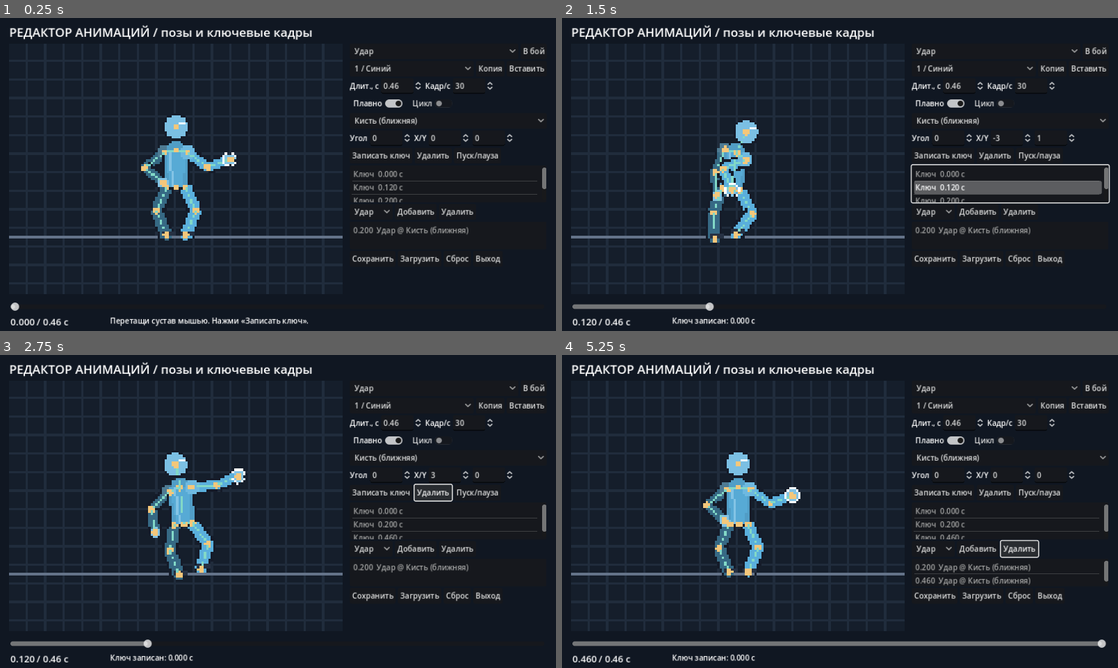
Above: before the commit, frames 1-4 (two rows, left to right).
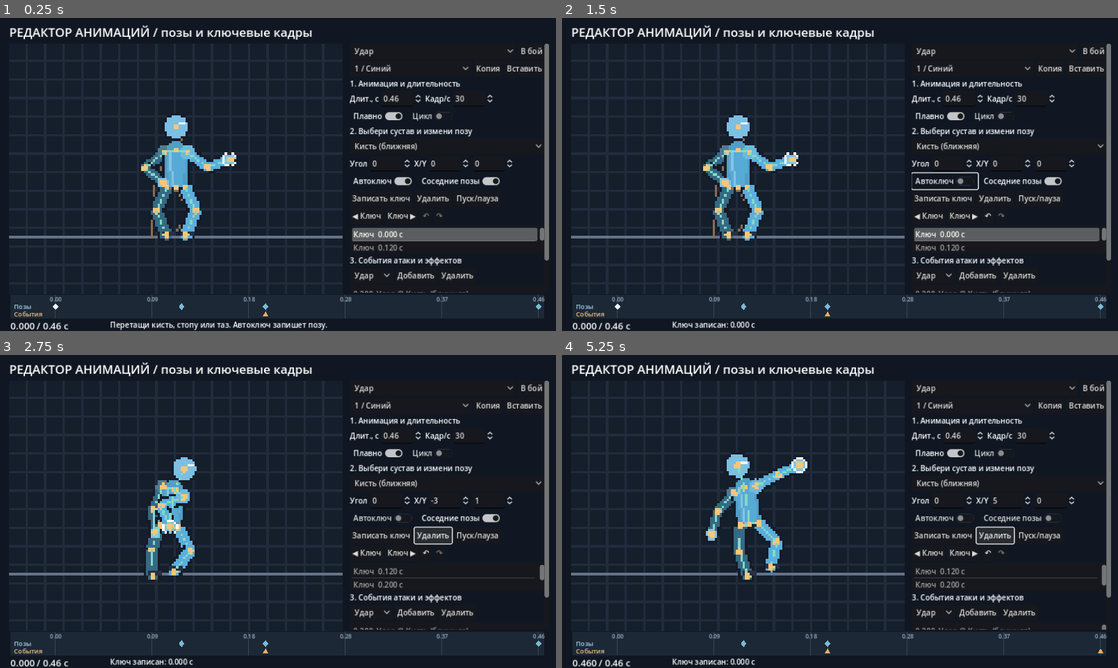
Above: after the commit, the same moments.

Repository: Mefits/pixelfxGadot
Game: Godot game, scene res://lab/pose_workshop.tscn
Same seed, same stepped clock (60 frames per second), same inputs: the game is played once before the commit and once after it. This scene is started directly instead of the project's main scene.
Inputs (mouse positions are in pixels of both pictures, inside the frame that each line leads up to):
- Up to frame 1 (0.25 s): no input
- Up to frame 2 (1.5 s): click "Записать ключ" at 0.5 s; click (945, 180) at 1.25 s, where only the run after the commit has a clickable "Автоключ"
- Up to frame 3 (2.75 s): click "Удалить" at 2 s
- Up to frame 4 (5.25 s): click (1023, 517) at 2.75 s, where only the run after the commit has a clickable "Соседние позы"; click "Пуск/пауза" at 3.5 s; click "Добавить" at 4.25 s; click "Удалить" at 5 s

The runs differ from the first frame. In frame 1, 9.2% of the frame differs, in the area x 1-99%, y 8-100%; in frame 2, 12%; in frame 3, 11%; in frame 4, 11%.

Commit message:
Simplify launcher and atlas navigation; add exact pose timeline, auto-key, ghost poses and local undo

Diff:
--- a/godot/lab/atlas_lab.gd
+++ b/godot/lab/atlas_lab.gd
@@ -53,26 +53,14 @@
     perf = Label.new()
     perf.position = Vector2(24, 124)
     layer.add_child(perf)
-    for spec in [["Pose Workshop", "res://lab/pose_workshop.tscn"],["Combat Lab","res://lab/combat_lab.tscn"]]:
-        var b:=Button.new()
-        b.text="Анимации" if spec[0]=="Pose Workshop" else "Бой"
-        b.position=Vector2(640 if spec[0]=="Pose Workshop" else 795,52)
-        b.size=Vector2(145,35)
-        layer.add_child(b)
-        var dest: String=spec[1]
-        b.pressed.connect(func():get_tree().change_scene_to_file(dest))
-    var physics_button:=Button.new()
-    physics_button.text="Физика (I)"
-    physics_button.position=Vector2(480,52)
-    physics_button.size=Vector2(150,35)
-    layer.add_child(physics_button)
-    physics_button.pressed.connect(func():get_tree().change_scene_to_file("res://lab/physics_lab.tscn"))
-    var vfx_button:=Button.new()
-    vfx_button.text="Эффекты (Y)"
-    vfx_button.position=Vector2(480,14)
-    vfx_button.size=Vector2(180,30)
-    layer.add_child(vfx_button)
-    vfx_button.pressed.connect(func():get_tree().change_scene_to_file("res://lab/vfx_workshop.tscn"))
+    var tools:=HBoxContainer.new()
+    tools.position=Vector2(350,52)
+    layer.add_child(tools)
+    _button(tools,"Нагрузка",_stress)
+    _button(tools,"Очистить",_clear)
+    _button(tools,"Фон",_background)
+    _button(tools,"Зеркало",func():mirrored=not mirrored)
+    _button(tools,"Меню",func():get_tree().change_scene_to_file("res://lab/main.tscn"))
     if not paths.is_empty():
         _select(0)
 
@@ -109,32 +97,10 @@
             queue_redraw()
         elif UI.physical_key(event) == KEY_M:
             mirrored = not mirrored
-        elif UI.physical_key(event) == KEY_Y:
-            get_tree().change_scene_to_file("res://lab/vfx_workshop.tscn")
-        elif UI.physical_key(event) == KEY_I:
-            get_tree().change_scene_to_file("res://lab/physics_lab.tscn")
-        elif UI.physical_key(event) == KEY_U:
-            get_tree().change_scene_to_file("res://lab/pose_workshop.tscn")
-        elif UI.physical_key(event) == KEY_T:
-            get_tree().change_scene_to_file("res://lab/combat_lab.tscn")
-        elif UI.physical_key(event) == KEY_J:
-            get_tree().change_scene_to_file("res://lab/original_catalog.tscn")
-        elif UI.physical_key(event) == KEY_E:
-            get_tree().change_scene_to_file("res://lab/electrified.tscn")
-        elif UI.physical_key(event) == KEY_H:
-            get_tree().change_scene_to_file("res://lab/chain_lightning.tscn")
-        elif UI.physical_key(event) == KEY_K:
-            get_tree().change_scene_to_file("res://lab/custom_effects.tscn")
-        elif UI.physical_key(event) == KEY_O:
-            get_tree().change_scene_to_file("res://lab/ball_lightning.tscn")
-        elif UI.physical_key(event) == KEY_L:
-            get_tree().change_scene_to_file("res://lab/live_lightning.tscn")
         elif UI.physical_key(event) == KEY_C:
-            for p in pool:
-                p.stop()
+            _clear()
         elif UI.physical_key(event) == KEY_SPACE:
-            for i in range(POOL_SIZE):
-                _play(Vector2(60 + (i % 8) * 120, 205 + int(i / 8) * 82))
+            _stress()
 
 func _play(at: Vector2) -> void:
     if not clips.has(selected):
@@ -156,3 +122,20 @@
         perf.text = "FPS %d | p95 %.2f | p99 %.2f | макс. %.2f мс | активны %d/%d" % [Engine.get_frames_per_second(), samples[clampi(int(ceil(n * 0.95)) - 1,0,n-1)], samples[clampi(int(ceil(n * 0.99)) - 1,0,n-1)], samples[n-1],active,POOL_SIZE]
         samples.clear()
         clock = 0.0
+
+func _button(parent: Control,label: String,cb: Callable) -> void:
+    var b:=Button.new()
+    b.text=label
+    b.pressed.connect(cb)
+    parent.add_child(b)
+
+func _clear() -> void:
+    for p in pool:p.stop()
+
+func _stress() -> void:
+    for i in range(POOL_SIZE):
+        _play(Vector2(60+(i%8)*120,205+int(i/8)*82))
+
+func _background() -> void:
+    bright=not bright
+    queue_redraw()
--- a/godot/lab/creature_preview.gd
+++ b/godot/lab/creature_preview.gd
@@ -1,6 +1,8 @@
 extends Node2D
 const SKIN=preload("res://addons/creature/skin.gd")
 var rig
+var ghost_rig=preload("res://addons/creature/rig.gd").humanoid()
+var ghost_poses: Array=[]
 var origin:=Vector2(72,84)
 var debug: bool=true
 var tint: Color=Color("#5aafdc")
@@ -13,5 +15,10 @@
         draw_line(Vector2(0,y),Vector2(144,y),Color("#202c3c"),1.0)
     draw_line(Vector2(0,origin.y),Vector2(144,origin.y),Color("#647389"))
     if rig!=null:
+        for g in ghost_poses:
+            ghost_rig.evaluate(g.pose)
+            for j in ghost_rig.joints:
+                if not str(j.parent).is_empty():
+                    draw_line(origin+ghost_rig.point(j.parent),origin+ghost_rig.point(j.id),g.color,1)
         SKIN.draw_body(self,rig,origin,1,tint,debug)
         draw_arc(origin+rig.point(selected),3,0,TAU,16,Color("#ffffff"),.7)
--- a/godot/lab/main.gd
+++ b/godot/lab/main.gd
@@ -1,24 +1,18 @@
 extends Node2D
 const UI=preload("res://lab/ui_ru.gd")
 ## Launcher only. No effect renderer, pool or simulation created until a lab opens.
-const VERSION="0.9"
+const VERSION="0.10"
 const SECTIONS=[
     {"label":"СПЕЦЭФФЕКТЫ","color":"#79b9d4","items":[
         ["Y","Конструктор эффектов","Слои, параметры и свои пресеты.","vfx_workshop"],
         ["J","Каталог PixelFX","Оригинальные эффекты и постановки.","original_catalog"],
-        ["K","Мастерская разломов","Три экспериментальных эффекта.","custom_effects"],
-        ["A","Тест атласов","Готовые кадры и тест нагрузки.","atlas_lab"]
+        ["A","Тест атласов","Готовые кадры и тест нагрузки.","atlas_lab"],
+        ["L","Молния","Процедурный разряд в реальном времени.","live_lightning"]
     ]},
     {"label":"АНИМАЦИЯ И СУЩЕСТВА","color":"#92c6af","items":[
         ["U","Редактор анимаций","Позы скелета и ключевые кадры.","pose_workshop"],
         ["T","Боевая лаборатория","Два бойца и проверка атак.","combat_lab"],
         ["I","Физика и эволюция","Физика, атаки, изменение анатомии.","physics_lab"]
-    ]},
-    {"label":"ТЕСТОВЫЕ СЦЕНЫ","color":"#c3a682","items":[
-        ["L","Молния","Процедурный разряд в реальном времени.","live_lightning"],
-        ["H","Цепная молния","Разряды между целями.","chain_lightning"],
-        ["E","Электризация","Разряды по контуру персонажа.","electrified"],
-        ["O","Шаровая молния","Процедурная энергетическая сфера.","ball_lightning"]
     ]}
 ]
 var routes: Dictionary={}
@@ -38,7 +32,7 @@
     _label(root,"Выбери рабочее пространство",Vector2(30,92),16,Color("#c4d0db"))
     for i in range(SECTIONS.size()):
         var section: Dictionary=SECTIONS[i]
-        var x: float=28+float(i)*306
+        var x: float=28+float(i)*462
         _label(root,section.label,Vector2(x,130),13,Color(section.color))
         for j in range(section.items.size()):
             var spec: Array=section.items[j]
@@ -46,7 +40,7 @@
             routes[spec[0]]=path
             var button:=Button.new()
             button.position=Vector2(x,156+j*77)
-            button.size=Vector2(292,68)
+            button.size=Vector2(440,68)
             button.text=""
             button.tooltip_text=spec[2]
             button.add_theme_stylebox_override("normal",_style(Color("#1e2b39"),Color("#34465a")))
@@ -55,12 +49,12 @@
             root.add_child(button)
             buttons.append(button)
             button.pressed.connect(func():_open(path))
-            var name_label: Label=_label(button,spec[1],Vector2(12,8),16,Color("#e3ebf1"))
+            var name_label: Label=_label(button,spec[1],Vector2(16,8),18,Color("#e3ebf1"))
             name_label.mouse_filter=Control.MOUSE_FILTER_IGNORE
-            var key_label: Label=_label(button,spec[0],Vector2(264,9),13,Color(section.color))
+            var key_label: Label=_label(button,spec[0],Vector2(408,9),13,Color(section.color))
             key_label.mouse_filter=Control.MOUSE_FILTER_IGNORE
-            var detail: Label=_label(button,spec[2],Vector2(12,32),12,Color("#a2b5c5"))
-            detail.size=Vector2(262,30)
+            var detail: Label=_label(button,spec[2],Vector2(16,35),14,Color("#a2b5c5"))
+            detail.size=Vector2(402,30)
             detail.autowrap_mode=TextServer.AUTOWRAP_WORD_SMART
             detail.mouse_filter=Control.MOUSE_FILTER_IGNORE
     status=_label(root,"Выбор мышью или клавишей. Esc — вернуться в главное меню.",Vector2(28,501),13,Color("#91a5b9"))
--- /dev/null
+++ b/godot/lab/pose_timeline.gd
@@ -0,0 +1,52 @@
+extends Control
+## Two lanes: exact pose keys and event markers. Click a marker to seek exactly.
+signal value_changed(value: float)
+signal marker_selected(lane: int,index: int)
+var value: float=0:
+    set(v):
+        value=clampf(v,0,max_value)
+        queue_redraw()
+var max_value: float=1
+var step: float=1.0/60
+var clip: Dictionary={}
+var dragging: bool=false
+const LEFT: float=78
+func at(t: float) -> float:
+    return LEFT+clampf(t/maxf(.001,max_value),0,1)*(size.x-LEFT-10)
+func _draw() -> void:
+    draw_rect(Rect2(Vector2.ZERO,size),Color("#1c2836"))
+    var font: Font=ThemeDB.fallback_font
+    for i in range(6):
+        var x: float=at(max_value*i/5.0)
+        draw_line(Vector2(x,0),Vector2(x,size.y),Color("#34475a"))
+        draw_string(font,Vector2(x-10,11),"%.2f"%(max_value*i/5),HORIZONTAL_ALIGNMENT_LEFT,-1,10,Color("#9fb3c4"))
+    draw_string(font,Vector2(6,24),"Позы",HORIZONTAL_ALIGNMENT_LEFT,-1,11,Color("#a9d5ee"))
+    draw_string(font,Vector2(6,37),"События",HORIZONTAL_ALIGNMENT_LEFT,-1,11,Color("#efc180"))
+    for key in clip.get("keys",[]):
+        var x: float=at(key.t)
+        var c: Color=Color("#f1f7fc") if absf(float(key.t)-value)<.0001 else Color("#79b9d4")
+        draw_colored_polygon(PackedVector2Array([Vector2(x,14),Vector2(x+5,20),Vector2(x,26),Vector2(x-5,20)]),c)
+    for event in clip.get("events",[]):
+        var x: float=at(event.t)
+        draw_colored_polygon(PackedVector2Array([Vector2(x,28),Vector2(x+5,37),Vector2(x-5,37)]),Color("#e9ad62"))
+    draw_line(Vector2(at(value),0),Vector2(at(value),size.y),Color.WHITE,1)
+func _gui_input(e: InputEvent) -> void:
+    if e is InputEventMouseButton and e.button_index==MOUSE_BUTTON_LEFT:
+        dragging=e.pressed
+        if e.pressed:
+            var lane: int=0 if e.position.y>=13 and e.position.y<27 else (1 if e.position.y>=27 else -1)
+            if lane>=0:
+                var arr: Array=clip.get("keys" if lane==0 else "events",[])
+                for i in range(arr.size()):
+                    if absf(at(arr[i].t)-e.position.x)<=7:
+                        value_changed.emit(float(arr[i].t))
+                        marker_selected.emit(lane,i)
+                        accept_event()
+                        return
+            _seek(e.position.x)
+        accept_event()
+    elif e is InputEventMouseMotion and dragging:
+        _seek(e.position.x)
+        accept_event()
+func _seek(x: float) -> void:
+    value_changed.emit(clampf((x-LEFT)/maxf(1,size.x-LEFT-10),0,1)*max_value)
--- a/godot/lab/pose_workshop.gd
+++ b/godot/lab/pose_workshop.gd
@@ -26,7 +26,15 @@
 var loop: CheckButton
 var root_x: SpinBox
 var root_y: SpinBox
-var timeline: HSlider
+var timeline: Control
+var auto_key: CheckButton
+var ghost: CheckButton
+var drag_offset:=Vector2.ZERO
+var edited_pose: bool=false
+var history: Array[Dictionary]=[]
+var redo_history: Array[Dictionary]=[]
+var history_button: Button
+var redo_button: Button
 var keys: ItemList
 var event_list: ItemList
 var event_kind: OptionButton
@@ -84,14 +92,18 @@
     picture.texture=view.get_texture()
     add_child(picture)
     picture.gui_input.connect(_drag)
+    var scroll:=ScrollContainer.new()
+    scroll.position=Vector2(604,44)
+    scroll.size=Vector2(344,430)
+    scroll.horizontal_scroll_mode=ScrollContainer.SCROLL_MODE_DISABLED
+    add_child(scroll)
     var side:=VBoxContainer.new()
-    side.position=Vector2(604,44)
-    side.size=Vector2(340,428)
+    side.size_flags_horizontal=Control.SIZE_EXPAND_FILL
+    scroll.add_child(side)
     var compact:=Theme.new()
     compact.default_font_size=13
     side.theme=compact
     side.add_theme_constant_override("separation",3)
-    add_child(side)
     var top:=HBoxContainer.new()
     side.add_child(top)
     clip_select=OptionButton.new()
@@ -112,6 +124,7 @@
     _button(choose_fighter,"Копия",func():copied_pose=pose.duplicate(true))
     _button(choose_fighter,"Вставить",func():
         if not copied_pose.is_empty():pose=copied_pose.duplicate(true);_edit())
+    _label(side,"1. Анимация и длительность")
     var timings:=HBoxContainer.new()
     side.add_child(timings)
     _label(timings,"Длит., с")
@@ -131,6 +144,7 @@
     toggles.add_child(loop)
     loop.toggled.connect(func(v:bool):
         if not syncing: bank[name_id]["loop"]=v; dirty=true)
+    _label(side,"2. Выбери сустав и измени позу")
     joint_select=OptionButton.new()
     side.add_child(joint_select)
     for j in rig.joints: joint_select.add_item(UI.label(j.id))
@@ -146,16 +160,37 @@
         if not syncing: pose.root[0]=v; _edit())
     root_y=_spin(controls,-40,40,.5,func(v:float):
         if not syncing: pose.root[1]=v; _edit())
+    var aids:=HBoxContainer.new()
+    side.add_child(aids)
+    auto_key=CheckButton.new()
+    auto_key.text="Автоключ"
+    auto_key.button_pressed=true
+    auto_key.tooltip_text="Записывать позу после перетаскивания или изменения параметра"
+    aids.add_child(auto_key)
+    ghost=CheckButton.new()
+    ghost.text="Соседние позы"
+    ghost.button_pressed=true
+    aids.add_child(ghost)
+    ghost.toggled.connect(func(_v:bool):_sync())
     var actions:=HBoxContainer.new()
     side.add_child(actions)
     var store:=_button(actions,"Записать ключ",_key)
     store.tooltip_text="Сохраняет текущую позу в выбранный момент времени"
     _button(actions,"Удалить",_delete_key)
     _button(actions,"Пуск/пауза",_play)
+    var nav:=HBoxContainer.new()
+    side.add_child(nav)
+    _button(nav,"◀ Ключ",func():_adjacent(-1))
+    _button(nav,"Ключ ▶",func():_adjacent(1))
+    history_button=_button(nav,"↶",_undo)
+    redo_button=_button(nav,"↷",_redo)
+    history_button.tooltip_text="Отменить изменение клипа"
+    redo_button.tooltip_text="Повторить изменение клипа"
     keys=ItemList.new()
-    keys.custom_minimum_size.y=64
+    keys.custom_minimum_size.y=48
     side.add_child(keys)
     keys.item_selected.connect(func(i:int): _seek(float(bank[name_id].keys[i].t)))
+    _label(side,"3. События атаки и эффектов")
     var erow:=HBoxContainer.new()
     side.add_child(erow)
     event_kind=OptionButton.new()
@@ -172,33 +207,39 @@
     _button(save,"Загрузить",func():bank=CLIPS.fighter_bank(fighter_index);_choose(name_id);dirty=false)
     _button(save,"Сброс",func():bank=CLIPS.defaults();_choose(name_id);dirty=true)
     _button(save,"Выход",func():_go("res://lab/main.tscn"))
-    timeline=HSlider.new()
-    timeline.position=Vector2(18,486)
-    timeline.size=Vector2(922,24)
+    timeline=preload("res://lab/pose_timeline.gd").new()
+    timeline.position=Vector2(18,478)
+    timeline.size=Vector2(922,40)
     timeline.step=1.0/60
     add_child(timeline)
     timeline.value_changed.connect(func(v:float):
         if not syncing: _seek(v))
+    timeline.marker_selected.connect(func(lane:int,i:int):
+        if lane==0:keys.select(i)
+        else:event_list.select(i))
     clock_label=Label.new()
-    clock_label.position=Vector2(18,513)
+    clock_label.position=Vector2(18,520)
     add_child(clock_label)
     status=Label.new()
-    status.position=Vector2(190,513)
-    status.size=Vector2(750,23)
+    status.position=Vector2(190,520)
+    status.size=Vector2(750,19)
     status.text_overrun_behavior=TextServer.OVERRUN_TRIM_ELLIPSIS
     status.add_theme_font_size_override("font_size",13)
-    status.text="Перетащи сустав мышью. Нажми «Записать ключ»."
+    status.text="Перетащи кисть, стопу или таз. Автоключ запишет позу."
     add_child(status)
     _choose(name_id)
 
 func _choose(n: String) -> void:
     name_id=n
+    history.clear()
+    redo_history.clear()
     playing=false
     _seek(0)
     _refresh_lists()
 
 func _seek(v: float) -> void:
     playing=false
+    edited_pose=false
     time=clampf(v,0,float(bank[name_id].duration))
     pose=CLIPS.sample(bank[name_id],time,false)
     _sync()
@@ -206,9 +247,21 @@
 func _sync() -> void:
     rig.evaluate(pose)
     preview.selected=selected
+    preview.ghost_poses=[]
+    if ghost!=null and ghost.button_pressed and not playing:
+        var prior: Dictionary={}
+        var next: Dictionary={}
+        for key in bank[name_id].keys:
+            if float(key.t)<time-.0001:prior=key.pose
+            elif float(key.t)>time+.0001:
+                next=key.pose
+                break
+        if not prior.is_empty():preview.ghost_poses.append({"pose":prior,"color":Color("#52778b")})
+        if not next.is_empty():preview.ghost_poses.append({"pose":next,"color":Color("#8b6d50")})
     preview.queue_redraw()
     syncing=true
     timeline.max_value=float(bank[name_id].duration)
+    timeline.clip=bank[name_id]
     timeline.value=time
     duration.value=float(bank[name_id].duration)
     ease.button_pressed=bank[name_id].get("easing","smooth")=="smooth"
@@ -219,31 +272,48 @@
     joint_select.select(rig.ids[selected])
     clock_label.text="%.3f / %.2f с"%[time,bank[name_id].duration]
     syncing=false
+    _update_history()
 
 func _edit() -> void:
     playing=false
-    dirty=true
+    edited_pose=true
     status.text="Поза изменена. Запиши ключ, чтобы сохранить её."
     _sync()
+    if auto_key.button_pressed and not dragging:_key()
 
 func _drag(e: InputEvent) -> void:
     if e is InputEventMouseButton and e.button_index==MOUSE_BUTTON_LEFT:
-        dragging=e.pressed
+        if not e.pressed:
+            if dragging and edited_pose and auto_key.button_pressed:_key()
+            dragging=false
+            return
+        playing=false
+        var target: Vector2=e.position/4-preview.origin
+        var nearest: float=5.5
+        var picked: String=""
+        for j in rig.joints:
+            var d: float=rig.point(j.id).distance_to(target)
+            if d<nearest:
+                nearest=d
+                picked=j.id
+        dragging=not picked.is_empty()
         if dragging:
-            var target: Vector2=e.position/4-preview.origin
-            var nearest: float=7
-            for j in rig.joints:
-                var d: float=rig.point(j.id).distance_to(target)
-                if d<nearest:
-                    nearest=d
-                    selected=j.id
+            selected=picked
+            drag_offset=rig.point(selected)-target
             _sync()
     elif e is InputEventMouseMotion and dragging:
-        pose=rig.solve_ik(pose,selected,e.position/4-preview.origin)
+        var target: Vector2=e.position/4-preview.origin+drag_offset
+        if selected=="hips":
+            var delta: Vector2=target-rig.point("hips")
+            pose.root[0]=clampf(float(pose.root[0])+delta.x,-40,40)
+            pose.root[1]=clampf(float(pose.root[1])+delta.y,-40,40)
+        else:pose=rig.solve_ik(pose,selected,target)
         _edit()
 
 func _key() -> void:
+    _remember()
     CLIPS.put_key(bank[name_id],time,pose)
+    edited_pose=false
     dirty=true
     _refresh_lists()
     status.text="Ключ записан: %.3f с"%time
@@ -251,6 +321,7 @@
 func _delete_key() -> void:
     var rows: PackedInt32Array=keys.get_selected_items()
     if rows.size()>0 and bank[name_id].keys.size()>1:
+        _remember()
         bank[name_id].keys.remove_at(rows[0])
         dirty=true
         _seek(time)
@@ -258,6 +329,7 @@
 
 func _set_duration(v: float) -> void:
     if syncing:return
+    _remember()
     var c: Dictionary=bank[name_id]
     var scale: float=v/float(c.duration)
     for k in c.keys:k.t=float(k.t)*scale
@@ -268,6 +340,7 @@
     _refresh_lists()
 
 func _add_event() -> void:
+    _remember()
     var c: Dictionary=bank[name_id]
     c.events.append({"t":time,"kind":["strike","charge","cast"][event_kind.selected],"anchor":selected})
     c.events.sort_custom(func(a,b):return float(a.t)<float(b.t))
@@ -277,6 +350,7 @@
 func _delete_event() -> void:
     var rows: PackedInt32Array=event_list.get_selected_items()
     if rows.size()>0:
+        _remember()
         bank[name_id].events.remove_at(rows[0])
         dirty=true
         _refresh_lists()
@@ -284,8 +358,13 @@
 func _refresh_lists() -> void:
     keys.clear()
     event_list.clear()
-    for k in bank[name_id].keys:keys.add_item("Ключ  %.3f с"%k.t)
+    for k in bank[name_id].keys:
+        keys.add_item("Ключ  %.3f с"%k.t)
+        if absf(float(k.t)-time)<.0001:keys.select(keys.item_count-1)
     for e in bank[name_id].events:event_list.add_item("%.3f  %s @ %s"%[e.t,UI.label(e.kind),UI.label(e.anchor)])
+    timeline.clip=bank[name_id]
+    timeline.queue_redraw()
+    _update_history()
 
 func _path() -> String:
     return CLIPS.SAVE_PATH if fighter_index==0 else CLIPS.SECOND_PATH
@@ -317,11 +396,14 @@
 func _play() -> void:
     playing=not playing
     if playing and time>=float(bank[name_id].duration):time=0
+    _sync()
 
 func _unhandled_input(e: InputEvent) -> void:
     if e is InputEventKey and e.pressed and not e.echo:
         if UI.physical_key(e)==KEY_ESCAPE:_go("res://lab/main.tscn")
         elif UI.physical_key(e)==KEY_SPACE:_play()
+        elif e.ctrl_pressed and UI.physical_key(e)==KEY_Z:_undo()
+        elif e.ctrl_pressed and UI.physical_key(e)==KEY_Y:_redo()
 
 func _process(dt: float) -> void:
     if not playing:return
@@ -332,3 +414,38 @@
         else:time=d;playing=false
     pose=CLIPS.sample(bank[name_id],minf(d,floor(time*rate.value+.00001)/rate.value),false)
     _sync()
+
+func _adjacent(direction: int) -> void:
+    var arr: Array=bank[name_id].keys
+    if direction>0:
+        for k in arr:
+            if float(k.t)>time+.0001:_seek(k.t);_refresh_lists();return
+    else:
+        for i in range(arr.size()-1,-1,-1):
+            if float(arr[i].t)<time-.0001:_seek(arr[i].t);_refresh_lists();return
+
+func _remember() -> void:
+    history.append(bank[name_id].duplicate(true))
+    if history.size()>80:history.pop_front()
+    redo_history.clear()
+    _update_history()
+
+func _update_history() -> void:
+    if history_button!=null:history_button.disabled=history.is_empty()
+    if redo_button!=null:redo_button.disabled=redo_history.is_empty()
+
+func _undo() -> void:
+    if history.is_empty():return
+    redo_history.append(bank[name_id].duplicate(true))
+    bank[name_id]=history.pop_back()
+    dirty=true
+    _seek(time)
+    _refresh_lists()
+
+func _redo() -> void:
+    if redo_history.is_empty():return
+    history.append(bank[name_id].duplicate(true))
+    bank[name_id]=redo_history.pop_back()
+    dirty=true
+    _seek(time)
+    _refresh_lists()
--- a/godot/tests/creature_launcher.gd
+++ b/godot/tests/creature_launcher.gd
@@ -10,7 +10,8 @@
     root.add_child(menu)
     await process_frame
     await process_frame
-    check(menu.routes.size()==11 and menu.buttons.size()==11,"All workspaces available")
+    check(menu.routes.size()==7 and menu.buttons.size()==7,"All workspaces available")
+    for key in ["H","E","O","K"]:check(not menu.routes.has(key),"Removed obsolete route "+key)
     for route in menu.routes.values():check(ResourceLoader.exists(route),"Scene exists "+route)
     for button in menu.buttons:check(button.get_global_rect().end.x<=960 and button.get_global_rect().end.y<=485,"Menu button fits")
     check(menu.get_child_count()==1,"No simulation or pool at startup")
--- a/godot/tests/creature_visual.gd
+++ b/godot/tests/creature_visual.gd
@@ -30,6 +30,22 @@
     check(ed.bank.strike.events.size()==2,"Editor event insert")
     check(ed.event_kind.get_item_text(0)=="Удар" and ed.bank.strike.events[0].kind=="strike","Localized event retains stable ID")
     ed._seek(.2)
+    ed._adjacent(-1)
+    check(is_equal_approx(ed.time,.17),"Previous key exact")
+    ed._adjacent(1)
+    check(is_equal_approx(ed.time,.2),"Next key exact")
+    ed._undo()
+    check(ed.bank.strike.events.size()==1,"Undo event")
+    ed._redo()
+    check(ed.bank.strike.events.size()==2,"Redo event")
+    ed._seek(.13)
+    var old_pose: Dictionary=ed.pose.duplicate(true)
+    ed.pose.root[0]=8
+    ed._edit()
+    check(ed.bank.strike.keys.size()==n+2 and is_equal_approx(float(ed.bank.strike.keys[2].pose.root[0]),8),"Auto key edit")
+    ed._undo()
+    check(ed.bank.strike.keys.size()==n+1,"Undo auto key")
+    ed._seek(.2)
     await process_frame
     check(ed.fighter_select.get_global_rect().end.x<=960,"Fighter chooser inside viewport")
     check(ed.root_y.get_global_rect().end.x<=960,"Root controls inside viewport")
Not shown, changed: docs/TOOLKIT_RU.md
